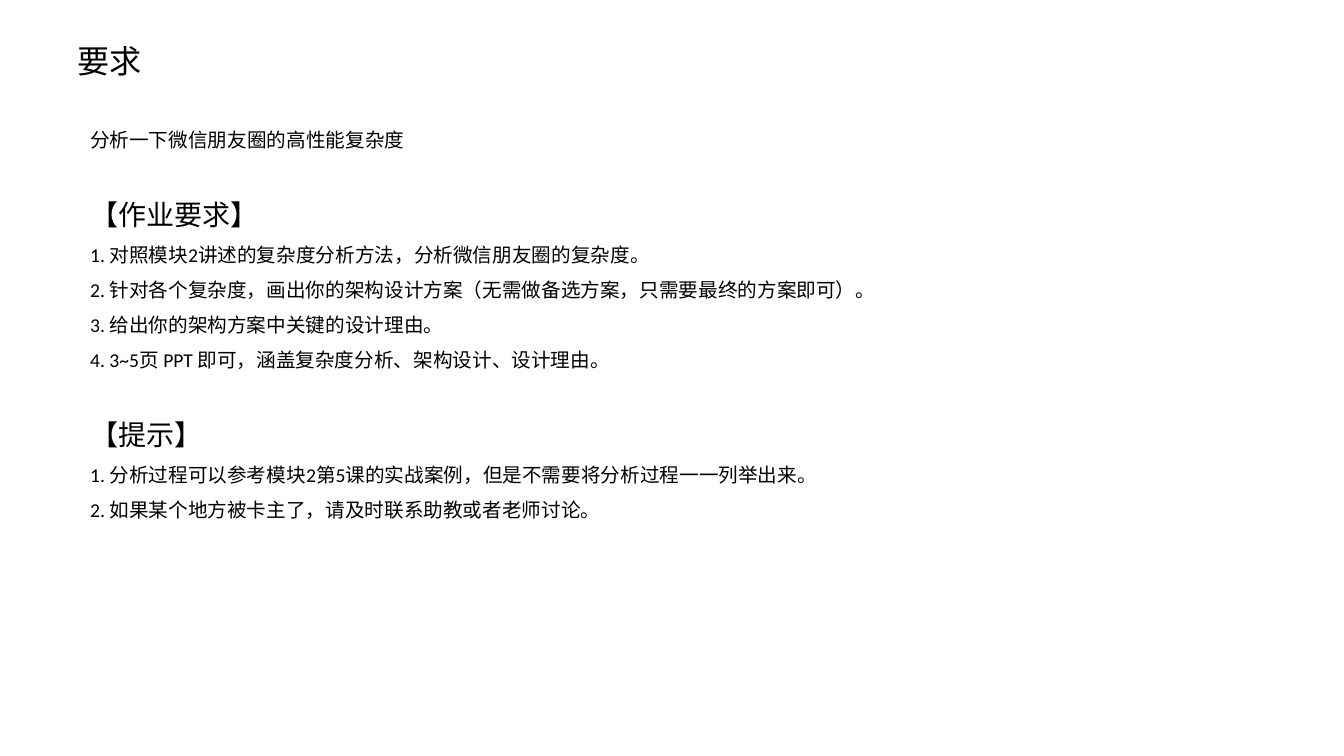
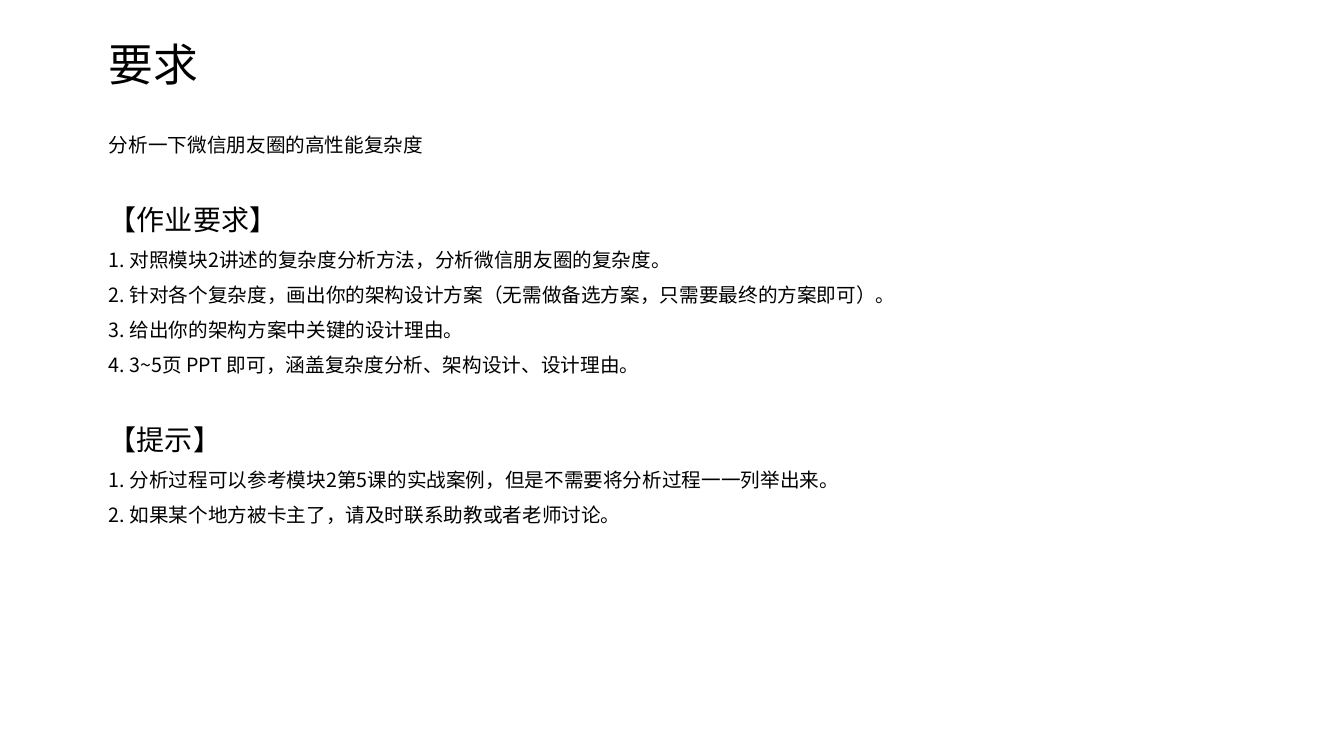
Before and after one commit to snowwolf-lw/learn-architecture, a slide deck: slide 1 of 模块二作业/微信朋友圈复杂度.pptx. Drawn at 1344x756 pixels with LibreOffice and Linux fonts; fonts in the diff are those of the drawing. Boxes give left, top, right and bottom in pixels: in the first picture for what was removed or moved away, otherwise in the second. Text is boxed around its words. In the diff, an @@ line names an element or a change of style, - is before the commit and + after.

Commit message:
交作业

```diff
--- a/模块二作业/微信朋友圈复杂度.pptx
+++ b/模块二作业/微信朋友圈复杂度.pptx
@@ subtitle "要求" moved from (x1=77, y1=46, x2=141, y2=76) to (x1=109, y1=43, x2=199, y2=85) @@
@@ subtitle "要求" at (x1=109, y1=43, x2=199, y2=85): size 23 to 32 pt, font Calibri to Noto Sans CJK SC @@
@@ text "分析一下微信朋友圈的高性能复杂度" moved from (x1=90, y1=130, x2=875, y2=519) to (x1=109, y1=135, x2=896, y2=524) @@
@@ text "分析一下微信朋友圈的高性能复杂度" at (x1=109, y1=135, x2=896, y2=524): font Calibri to Noto Sans CJK SC @@
```
Also in this commit, not shown: 2 other slides changed, 3 slides added, 4 slides removed.
